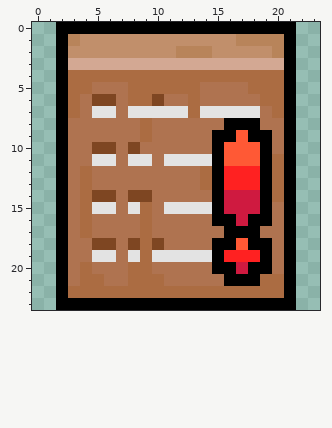
One commit to this pixel-art sprite: 24_duties.png. Above is the file before it was changed.
The file is 24x24 pixels.
After:
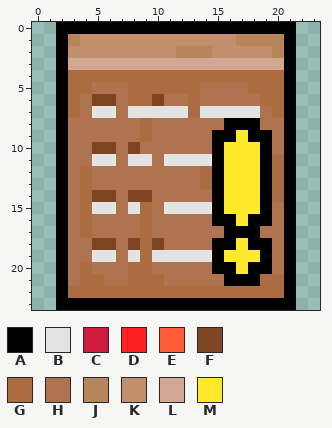
Palette (. is transparent): A #000000  B #e3e3e3  C #cf1a40  D #ff2121  E #ff5935  F #7e4622  G #ab6c42  H #af7350  J #b8845a  K #c18f6b  L #d3a893  M #ffe92b
Change:
y 9: x 17 E -> M
y 10..11: x 16..18 EEE -> MMM
y 12..13: x 16..18 DDD -> MMM
y 14..15: x 16..18 CCC -> MMM
y 16: x 17 C -> M
y 18: x 17 E -> M
y 19: x 16..18 DDD -> MMM
y 20: x 17 C -> M
Changed places in both pictures, as pixel boxes (x1, y1, x2, y2):
changed: (224, 130, 260, 274)
